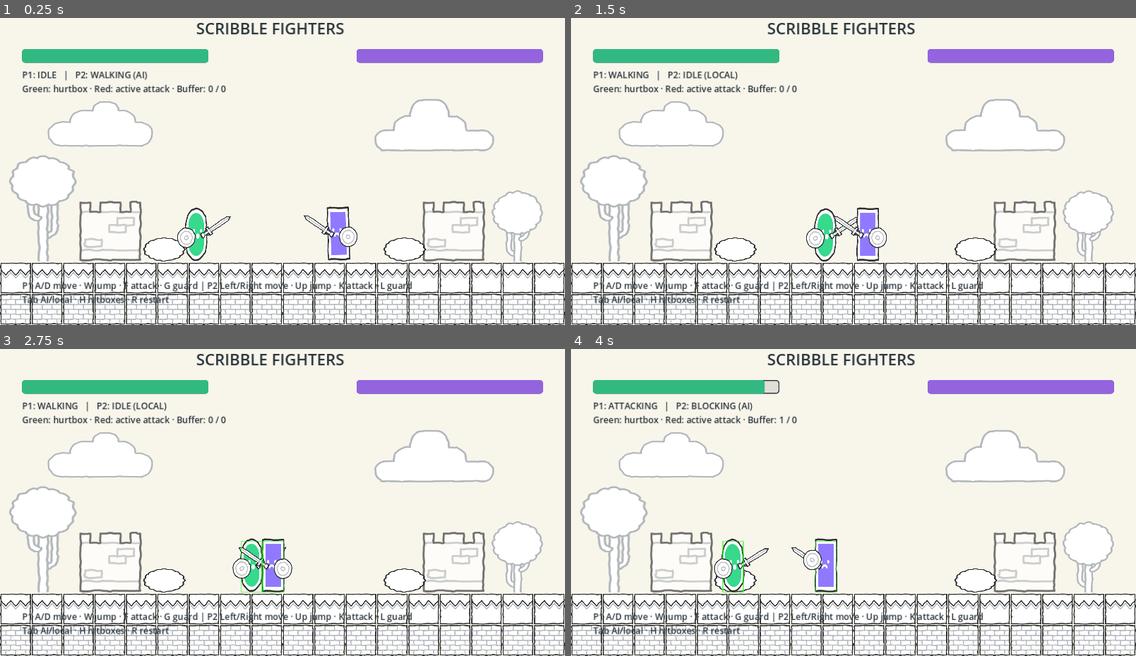
Above: before the commit, frames 1-4 (two rows, left to right).
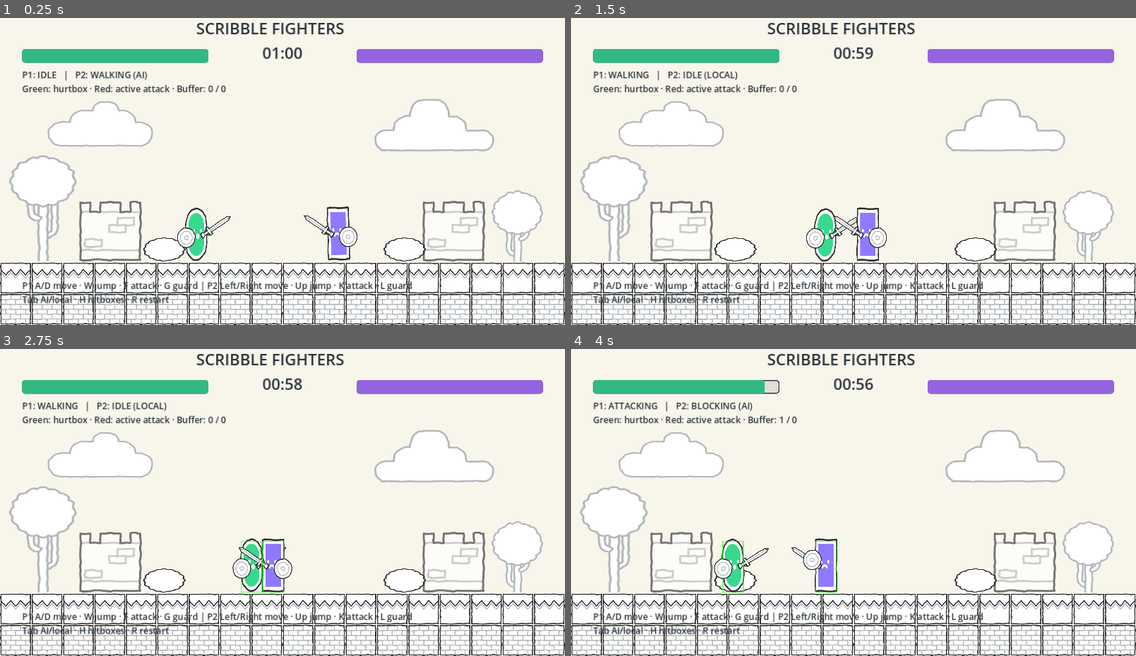
Above: after the commit, the same moments.

Repository: fiveft55/BIX322-FigntinGame
Game: Godot game, scene res://scenes/arena.tscn
Two runs of this game, one before a commit and one after it. Both use one fixed random seed, a clock stepped at 60 frames per second and the inputs below.
Inputs:
- Up to frame 1 (0.25 s): no input
- Up to frame 2 (1.5 s): hold D (p1_right) 0.53-1.28 s; tap Tab (ai) at 0.6 s; tap W (p1_jump) at 0.77 s; tap H (boxes) at 0.8, 1.35 s; hold A (p1_left) from 1.28 s (still down)
- Up to frame 3 (2.75 s): tap W (p1_jump) at 1.52 s; tap Tab (ai) at 1.55, 2.1 s; release A (p1_left) at 2.03 s; hold D (p1_right) from 2.03 s (still down); tap H (boxes) at 2.3 s
- Up to frame 4 (4 s): tap H (boxes) at 2.85, 3.8 s; tap W (p1_jump) at 3.02, 3.77 s; tap Tab (ai) at 3.05 s; release D (p1_right) at 3.53 s; hold A (p1_left) from 3.53 s (still down); tap F (p1_attack) at 3.6 s

The runs differ from the first frame. In frame 1, 0.1% of the frame differs, in the area x 46-54%, y 9-14%; in frame 2, 0.2%; in frame 3, 0.2%; in frame 4, 0.2%.

Commit message:
Add sixty-second single match and victory screen

Diff:
--- /dev/null
+++ b/scenes/match_overlay.tscn
@@ -0,0 +1,52 @@
+[gd_scene format=3]
+
+[node name="MatchOverlay" type="CanvasLayer"]
+layer = 10
+
+[node name="Clock" type="Label" parent="."]
+offset_left = 480.0
+offset_top = 70.0
+offset_right = 672.0
+offset_bottom = 120.0
+theme_override_colors/font_color = Color(0.16, 0.2, 0.23, 1)
+theme_override_font_sizes/font_size = 32
+text = "01:00"
+horizontal_alignment = 1
+
+[node name="Victory" type="Panel" parent="."]
+visible = false
+offset_left = 300.0
+offset_top = 180.0
+offset_right = 852.0
+offset_bottom = 475.0
+
+[node name="Title" type="Label" parent="Victory"]
+offset_left = 20.0
+offset_top = 35.0
+offset_right = 532.0
+offset_bottom = 95.0
+theme_override_font_sizes/font_size = 36
+text = "PLAYER 1 WINS!"
+horizontal_alignment = 1
+
+[node name="Result" type="Label" parent="Victory"]
+offset_left = 20.0
+offset_top = 105.0
+offset_right = 532.0
+offset_bottom = 155.0
+theme_override_font_sizes/font_size = 22
+horizontal_alignment = 1
+
+[node name="Rematch" type="Button" parent="Victory"]
+offset_left = 110.0
+offset_top = 195.0
+offset_right = 275.0
+offset_bottom = 245.0
+text = "Play Again"
+
+[node name="Quit" type="Button" parent="Victory"]
+offset_left = 295.0
+offset_top = 195.0
+offset_right = 440.0
+offset_bottom = 245.0
+text = "Quit"
--- a/scripts/arena.gd
+++ b/scripts/arena.gd
@@ -5,6 +5,9 @@
 var info: Label
 var bars: Array[ProgressBar] = []
 var round_over := false
+var match_over := false
+var round_ticks_remaining := 0
+var match_overlay: CanvasLayer
 var spawn_positions: Array[Vector2] = []
 
 func _ready() -> void:
@@ -17,6 +20,10 @@
 	fighters[0].opponent = fighters[1]
 	fighters[1].opponent = fighters[0]
 	create_hud()
+	match_overlay = (load("res://scenes/match_overlay.tscn") as PackedScene).instantiate()
+	add_child(match_overlay)
+	match_overlay.get_node("Victory/Rematch").pressed.connect(restart)
+	match_overlay.get_node("Victory/Quit").pressed.connect(func() -> void: get_tree().quit())
 	restart()
 
 func bind(action: String, key: Key) -> void:
@@ -82,9 +89,48 @@
 	layer.add_child(help)
 
 func restart() -> void:
+	# R and Play Again restart the entire match, not just the current round.
+	match_over = false
+	match_overlay.get_node("Victory").hide()
+	start_round()
+
+
+func start_round() -> void:
 	round_over = false
+	round_ticks_remaining = GameSettings.ROUND_SECONDS * 60
 	for i in range(fighters.size()):
 		fighters[i].reset_fighter(spawn_positions[i].x)
+	update_match_hud()
+
+
+func finish_round() -> void:
+	if round_over:
+		return # Resolve a match exactly once.
+	round_over = true
+	for fighter in fighters:
+		fighter.enabled = false
+		fighter.remove_hitbox()
+	match_over = true
+	var result := "DRAW!"
+	if fighters[0].health != fighters[1].health:
+		var winner := 1 if fighters[0].health > fighters[1].health else 2
+		result = "PLAYER %d WINS!" % winner
+	match_overlay.get_node("Victory/Title").text = result
+	var reason := "TIME UP" if round_ticks_remaining == 0 else "KNOCKOUT"
+	match_overlay.get_node("Victory/Result").text = "%s · HEALTH %d — %d" % [
+		reason, fighters[0].health, fighters[1].health
+	]
+	match_overlay.get_node("Victory").show()
+	match_overlay.get_node("Victory/Rematch").grab_focus()
+	update_match_hud()
+
+
+func update_match_hud() -> void:
+	var seconds := ceili(round_ticks_remaining / 60.0)
+	match_overlay.get_node("Clock").text = "%02d:%02d" % [seconds / 60, seconds % 60]
+	for i in range(fighters.size()):
+		bars[i].value = fighters[i].health
+
 
 func _physics_process(delta: float) -> void:
 	if Input.is_action_just_pressed("restart"):
@@ -95,6 +141,8 @@
 	if Input.is_action_just_pressed("ai"):
 		fighters[1].use_ai = not fighters[1].use_ai
 		fighters[1].buffer.clear()
+	if round_over:
+		return
 	for fighter in fighters:
 		fighter.tick(delta)
 	var separation := fighters[1].position.x - fighters[0].position.x
@@ -116,13 +164,10 @@
 				hits.append({"attacker": fighter, "target": fighter.opponent, "attack": Fighter.ATTACKS[fighter.combo]})
 	for hit in hits:
 		hit.target.receive_hit(hit.attack, hit.attacker)
-	if not round_over and (fighters[0].health == 0 or fighters[1].health == 0):
-		round_over = true
-		for fighter in fighters:
-			fighter.enabled = false
-			fighter.remove_hitbox()
-	for i in range(2):
-		bars[i].value = fighters[i].health
+	round_ticks_remaining = maxi(0, round_ticks_remaining - 1)
+	if fighters[0].health == 0 or fighters[1].health == 0 or round_ticks_remaining == 0:
+		finish_round()
+	update_match_hud()
 	info.text = "P1: %s   |   P2: %s (%s)\nGreen: hurtbox · Red: active attack · Buffer: %d / %d" % [
 		Fighter.State.keys()[fighters[0].state],
 		Fighter.State.keys()[fighters[1].state],
@@ -130,7 +175,3 @@
 		fighters[0].buffer.commands.size(),
 		fighters[1].buffer.commands.size(),
 	]
-	if round_over:
-		var winner := "DRAW" if fighters[0].health == fighters[1].health else "PLAYER %d WINS" % (1 if fighters[1].health == 0 else 2)
-		info.text += "\n%s — press %s to restart" % [winner, GameSettings.key_label("restart")]
-	queue_redraw()
--- a/scripts/game_settings.gd
+++ b/scripts/game_settings.gd
@@ -9,6 +9,7 @@
 const JUMP_SPEED := 620.0 # Positive magnitude; applied upward as negative Y.
 const GRAVITY := 1800.0 # Downward pixels per second squared.
 const MAX_HEALTH := 100
+const ROUND_SECONDS := 60
 const FLOOR_Y := 520.0 # Fighter foot position when grounded.
 const LEFT_BOUND := 42.0
 const RIGHT_BOUND := 1110.0
--- /dev/null
+++ b/tests/match_test.gd
@@ -0,0 +1,43 @@
+extends SceneTree
+
+var failures := 0
+
+func check(condition: bool, message: String) -> void:
+	if not condition:
+		failures += 1
+		push_error(message)
+
+func _initialize() -> void:
+	call_deferred("run")
+
+func run() -> void:
+	var arena := (load("res://scenes/arena.tscn") as PackedScene).instantiate()
+	root.add_child(arena)
+	arena.set_physics_process(false)
+	arena.fighters[1].use_ai = false
+	check(arena.round_ticks_remaining == 3600, "Match starts with exactly 60 seconds")
+	for tick in range(3599):
+		arena._physics_process(1.0 / 60)
+	check(not arena.round_over and arena.round_ticks_remaining == 1, "Match stays live until last tick")
+	arena.fighters[0].health = 80
+	arena.fighters[1].health = 50
+	arena._physics_process(1.0 / 60)
+	check(arena.match_over and arena.round_ticks_remaining == 0, "Timeout ends match")
+	check(arena.match_overlay.get_node("Victory").visible, "Result screen is visible")
+	check(arena.match_overlay.get_node("Victory/Title").text == "PLAYER 1 WINS!", "Timeout awards player with greater health")
+	var position: Vector2 = arena.fighters[0].position
+	arena._physics_process(1.0 / 60)
+	check(arena.fighters[0].position == position, "Result screen freezes combat")
+	arena.match_overlay.get_node("Victory/Rematch").pressed.emit()
+	check(not arena.match_over and arena.round_ticks_remaining == 3600, "Play Again resets timer and match")
+	check(not arena.match_overlay.get_node("Victory").visible, "Rematch hides result screen")
+	arena.round_ticks_remaining = 1
+	arena._physics_process(1.0 / 60)
+	check(arena.match_overlay.get_node("Victory/Title").text == "DRAW!", "Equal health timeout is a draw")
+	arena.restart()
+	arena.fighters[0].health = 0
+	arena._physics_process(1.0 / 60)
+	check(arena.match_overlay.get_node("Victory/Title").text == "PLAYER 2 WINS!", "Knockout ends single match immediately")
+	check(not arena.fighters[0].enabled and not arena.fighters[1].enabled, "Both fighters disabled after match")
+	print("Match checks: ", "PASS" if failures == 0 else "FAIL", " (", failures, " failures)")
+	quit(0 if failures == 0 else 1)
Not shown, changed: CODE_GUIDE.md
Not shown, changed: README.md
Not shown, changed: SCENE_GUIDE.md
